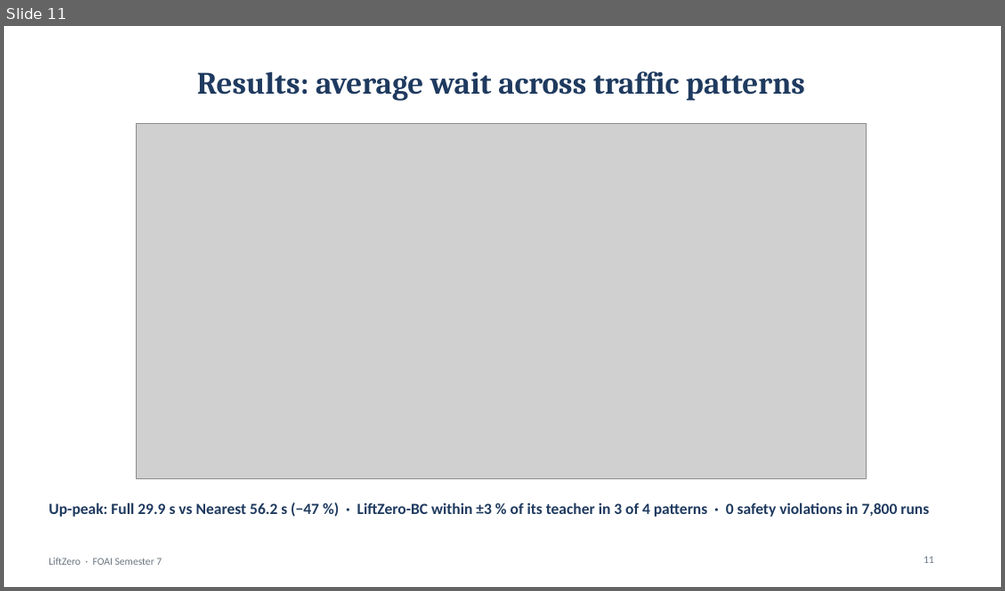
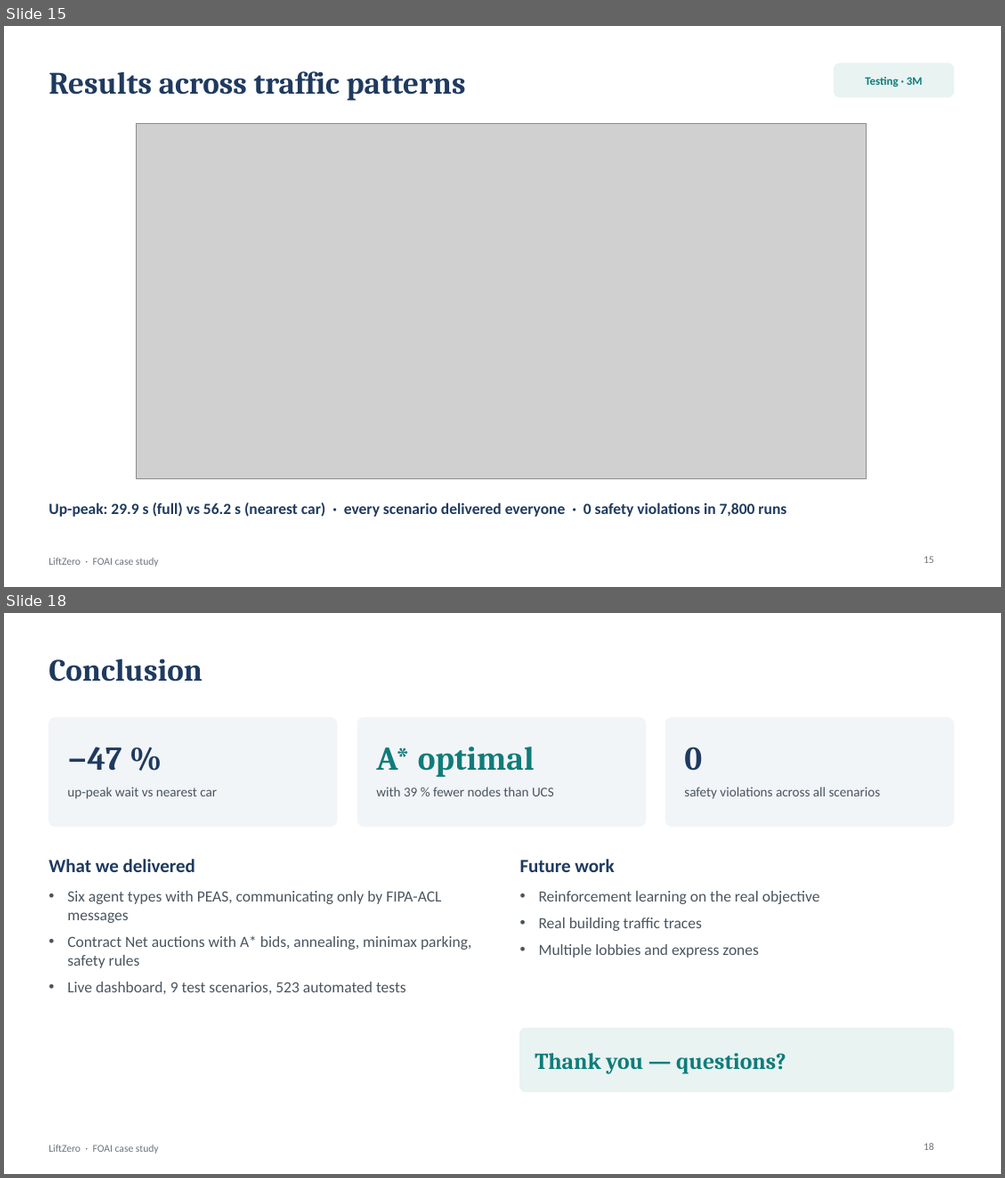
Before and after one commit to Adhikkesh/Multi-Agent-Smart-Elevator-Fleet-Coordinator, a slide deck: docs/LiftZero_Viva_Deck.pptx. Shown one above the other, each under a label of ours: slide 11 before the commit, slides 15 and 18 after it; the slides between them are not shown. The pictures are 1005x591 and 1005x1178 pixels, drawn with LibreOffice and Linux fonts; fonts in the diff are those of the drawing; grey boxes stand for pictures. Boxes give left, top, right and bottom in pixels: in the first picture for what was removed or moved away, otherwise in the second. Text is boxed around its words. In the diff, an @@ line names an element or a change of style, - is before the commit and + after.

```diff
--- a/docs/LiftZero_Viva_Deck.pptx
+++ b/docs/LiftZero_Viva_Deck.pptx
@@ slide 18 added at (x1=4, y1=613, x2=1001, y2=1174), background #FFFFFF; not listed: 1 template element that a slide beside it also shows @@
@@ title added at (x1=48, y1=658, x2=202, y2=682), 30 pt, text #1F3A5F, bold @@
+Conclusion
@@ rounded rectangle added at (x1=48, y1=718, x2=337, y2=826), fill #F2F5F8, outline #F2F5F8 1 pt @@
@@ rounded rectangle added at (x1=357, y1=718, x2=646, y2=826), fill #F2F5F8, outline #F2F5F8 1 pt @@
@@ rounded rectangle added at (x1=666, y1=718, x2=954, y2=826), fill #F2F5F8, outline #F2F5F8 1 pt @@
@@ text added at (x1=67, y1=747, x2=121, y2=771), 32 pt, text #1F3A5F, bold @@
+−47 %
@@ text added at (x1=376, y1=747, x2=534, y2=777), 32 pt, text #0F7C7A, bold @@
+A* optimal
@@ text added at (x1=684, y1=747, x2=702, y2=771), 32 pt, text #1F3A5F, bold @@
+0
@@ text added at (x1=67, y1=787, x2=217, y2=799), 13 pt, text #4A5560 @@
+up-peak wait vs nearest car
@@ text added at (x1=376, y1=787, x2=554, y2=796), 13 pt, text #4A5560 @@
+with 39 % fewer nodes than UCS
@@ text added at (x1=684, y1=787, x2=881, y2=799), 13 pt, text #4A5560 @@
+safety violations across all scenarios
@@ text added at (x1=48, y1=859, x2=195, y2=872), 18 pt, text #1F3A5F, bold @@
+What we delivered
@@ text added at (x1=520, y1=859, x2=614, y2=872), 18 pt, text #1F3A5F, bold @@
+Future work
@@ text added at (x1=67, y1=891, x2=472, y2=994), 15 pt, text #4A5560 @@
+• Six agent types with PEAS, communicating only by FIPA-ACL messages
+• Contract Net auctions with A* bids, annealing, minimax parking, safety rules
+• Live dashboard, 9 test scenarios, 523 automated tests
@@ text added at (x1=539, y1=891, x2=820, y2=957), 15 pt, text #4A5560 @@
+• Reinforcement learning on the real objective
+• Real building traffic traces
+• Multiple lobbies and express zones
@@ rounded rectangle added at (x1=520, y1=1028, x2=954, y2=1092), fill #E8F3F2, outline #E8F3F2 1 pt @@
@@ text added at (x1=534, y1=1053, x2=786, y2=1073), 22 pt, text #0F7C7A, bold @@
+Thank you — questions?
@@ page number added at (x1=923, y1=1143, x2=934, y2=1150), 10 pt, text #6B7680 @@
+18
@@ what was slide 11 is now slide 15 @@
@@ slide 15 changed as well @@
@@ title at (x1=48, y1=71, x2=466, y2=101): text changed @@
-Results: average wait across traffic patterns
+Results across traffic patterns
@@ rounded rectangle added at (x1=834, y1=63, x2=954, y2=97), fill #E8F3F2, outline #E8F3F2 1 pt @@
@@ text added at (x1=865, y1=77, x2=922, y2=87), 11 pt, text #0F7C7A, bold @@
+Testing · 3M
@@ text at (x1=48, y1=502, x2=786, y2=516): text changed @@
-Up-peak: Full 29.9 s vs Nearest 56.2 s (−47 %) · LiftZero-BC within ±3 % of its teacher in 3 of 4 patterns · 0 safety violations in 7,800 runs
+Up-peak: 29.9 s (full) vs 56.2 s (nearest car) · every scenario delivered everyone · 0 safety violations in 7,800 runs
@@ text at (x1=48, y1=557, x2=159, y2=566): text changed @@
-LiftZero · FOAI Semester 7
+LiftZero · FOAI case study
@@ page number at (x1=923, y1=556, x2=934, y2=563): text changed @@
-11
+15
```
Also in this commit, not shown: 2 other slides changed, 14 other slides added, 11 slides removed, 14 other files.
